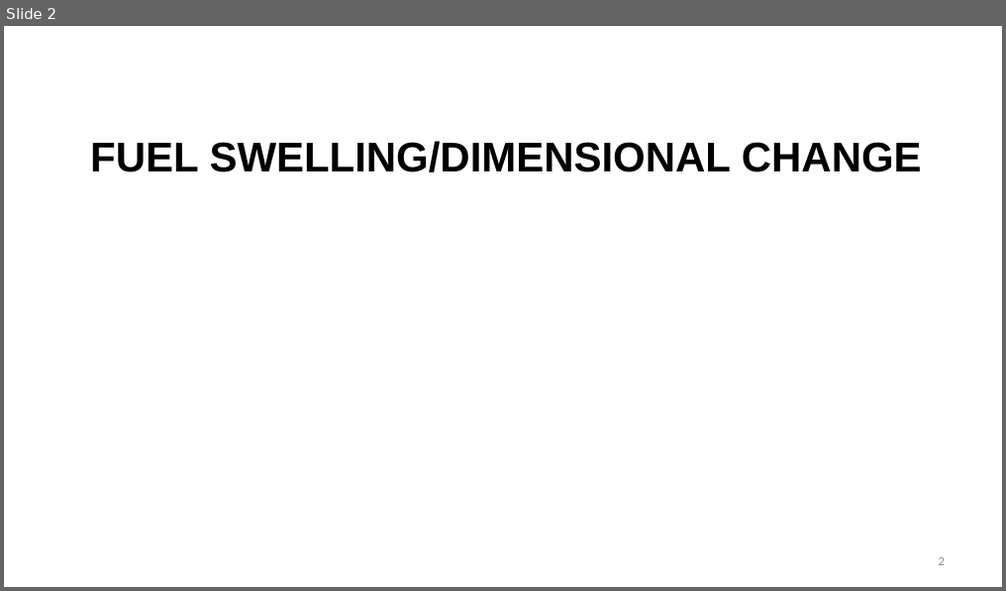
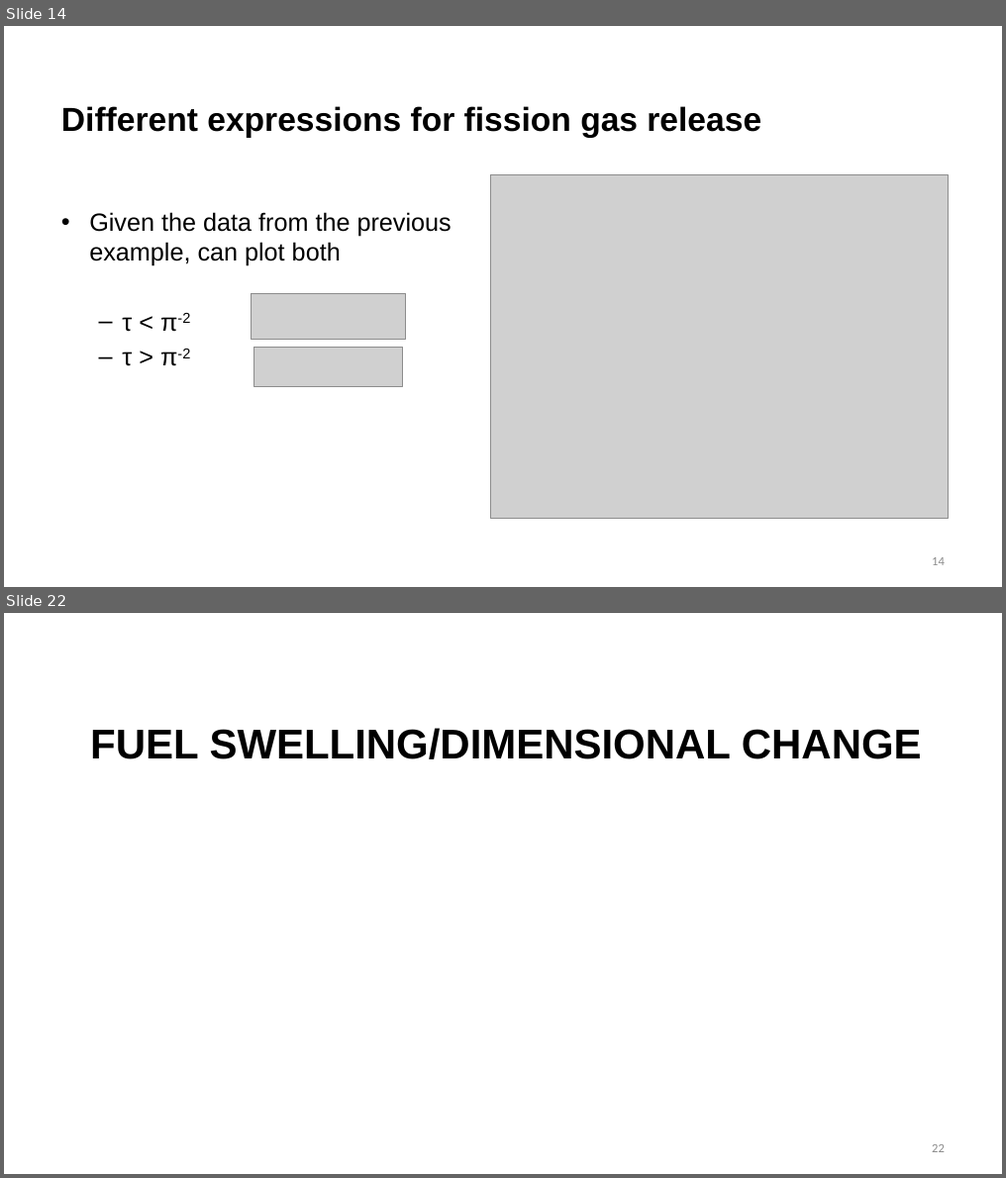
Before and after one commit to benbeeler/TEACHING, a slide deck: Nuclear_Fuel_Performance/NE533_Spring2026/Module3/Lec13_FGR_swelling.pptx. Shown one above the other, each under a label of ours: slide 2 before the commit, slides 14 and 22 after it; the slides between them are not shown. The pictures are 1006x591 and 1006x1178 pixels, drawn with LibreOffice and Linux fonts; fonts in the diff are those of the drawing; grey boxes stand for pictures; background and template pictures are left out. Boxes give left, top, right and bottom in pixels: in the first picture for what was removed or moved away, otherwise in the second. Text is boxed around its words. In the diff, an @@ line names an element or a change of style, - is before the commit and + after.

```diff
--- a/Nuclear_Fuel_Performance/NE533_Spring2026/Module3/Lec13_FGR_swelling.pptx
+++ b/Nuclear_Fuel_Performance/NE533_Spring2026/Module3/Lec13_FGR_swelling.pptx
@@ slide 14 added at [4,26,1002,587], background #FFFFFF @@
@@ title added at [61,106,761,138], 32 pt, text #000000, bold @@
+Different expressions for fission gas release
@@ picture added at [491,174,948,519] @@
@@ text added at [89,212,451,367], 24 pt, text #000000 @@
+• Given the data from the previous example, can plot both
+  – τ < π-2
+  – τ > π-2
@@ picture added at [252,293,406,339] @@
@@ picture added at [254,347,402,386] @@
@@ page number added at [932,558,944,566], 12 pt, text #8C8C8C @@
+14
@@ what was slide 2 is now slide 22 @@
@@ page number at [932,1145,944,1153]: text changed @@
-2
+22
```
Also in this commit, not shown: 8 slides changed, 19 other slides added, 8 other files.
